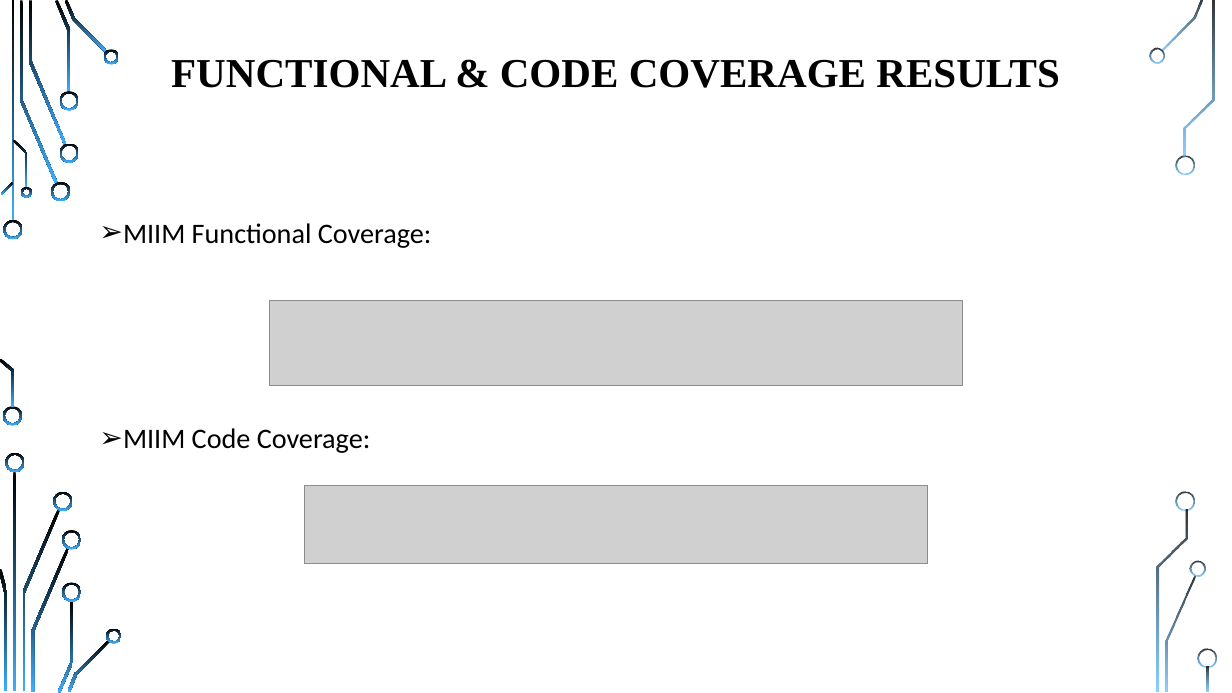
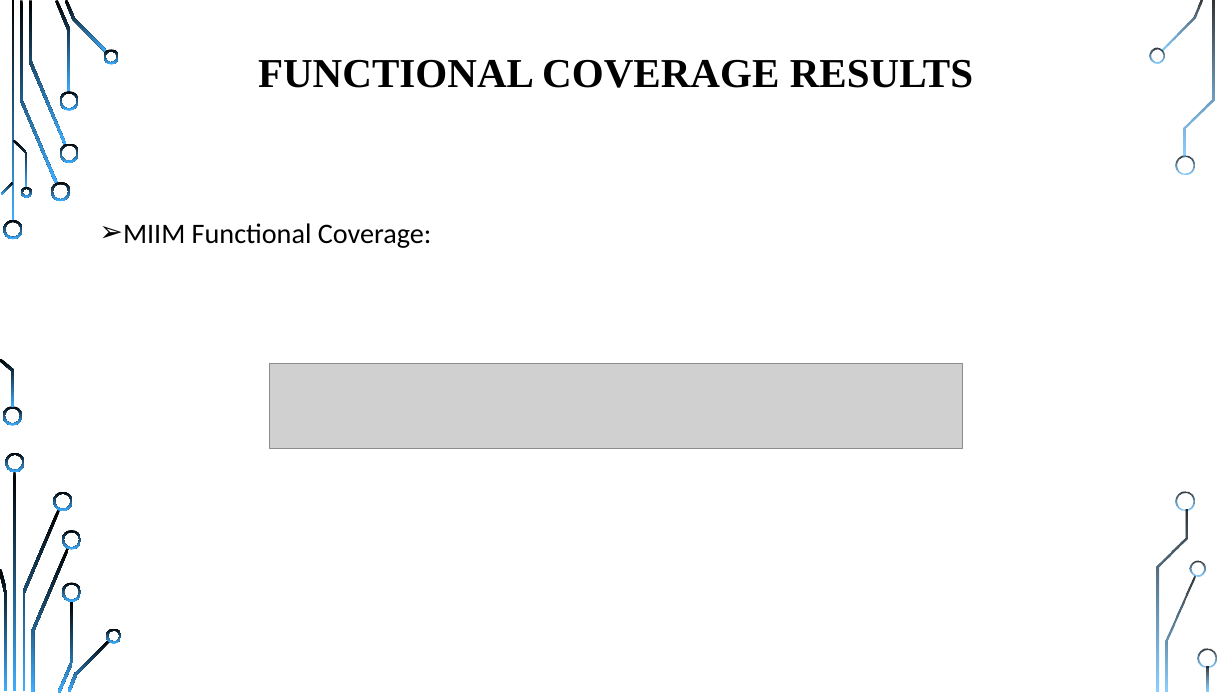
Before and after one commit to MuhammadMajiid/ethmac_uvm_ITI_GP, a slide deck: slide 6 of doc/GP_Ethernet_MAC_miim.pptx (slide 5 before the commit). Drawn at 1232x693 pixels with LibreOffice and Linux fonts; fonts in the diff are those of the drawing; grey boxes stand for pictures; background and template pictures are left out. Boxes give left, top, right and bottom in pixels: in the first picture for what was removed or moved away, otherwise in the second. Text is boxed around its words. In the diff, an @@ line names an element or a change of style, - is before the commit and + after.

Commit message:
update presentation

```diff
--- a/doc/GP_Ethernet_MAC_miim.pptx
+++ b/doc/GP_Ethernet_MAC_miim.pptx
@@ title at [258, 59, 973, 88]: text changed @@
-FUNCTIONAL & CODE COVERAGE RESULTS
+FUNCTIONAL COVERAGE RESULTS
@@ picture: place and size @@
-picture at [270, 300, 963, 385]
+picture at [270, 363, 963, 448]
@@ text at [123, 428, 371, 453]: paragraph removed @@
-➢ MIIM Code Coverage:
@@ picture removed at [304, 485, 928, 564] @@
```
Also in this commit, not shown: 3 other slides changed, 1 slide added, 2 slides removed, 23 other files.
